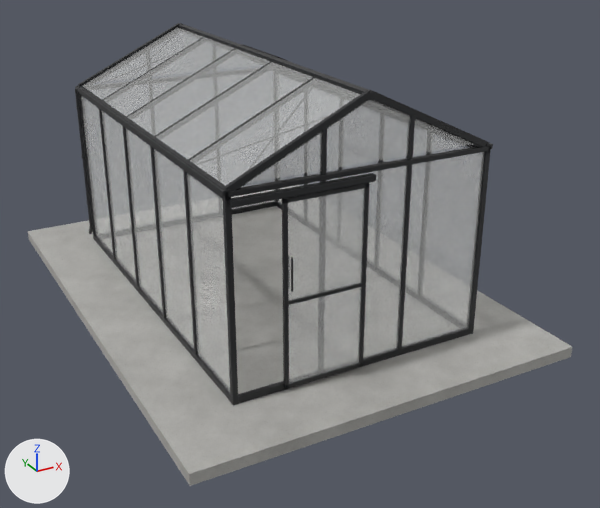
The glTF model models/scandiglas/sg-rect-7-9-12-7.glb: old version first, new version second.
Both versions are drawn from a 50 mm lens placed at (-3.41, -4.48, 3.72), pointed at (0.21, 2.1, 0.44). Every picture has the same lights, and +X, +Y and +Z are marked at lower left. The older version comes first. Vertices at exactly the same position are counted once.

Before the edit, the objects in view are built like this:
```python
me_scandiglas = bpy.data.meshes.new('scandiglas')
me_scandiglas.from_pydata(...)  # 2808 vertices, 5202 faces; spans x -1.82..1.82, y 0.0..5.12, z -0.1..2.36
# faces by material slot: [44, 3730, 944, 484]
me_scandiglas.materials.append(mat_concrete)  # picture img_concrete
me_scandiglas.materials.append(mat_powder)
me_scandiglas.materials.append(mat_glass)  # white #fdfefd
me_scandiglas.materials.append(mat_glass_roof)  # white #f3f5f3
ob_scandiglas_rect_7_9_12_7 = bpy.data.objects.new('scandiglas-rect-7-9-12-7', me_scandiglas)
ob_scandiglas_rect_7_9_12_7.location = (0.0, 0.0, 0.0)
```
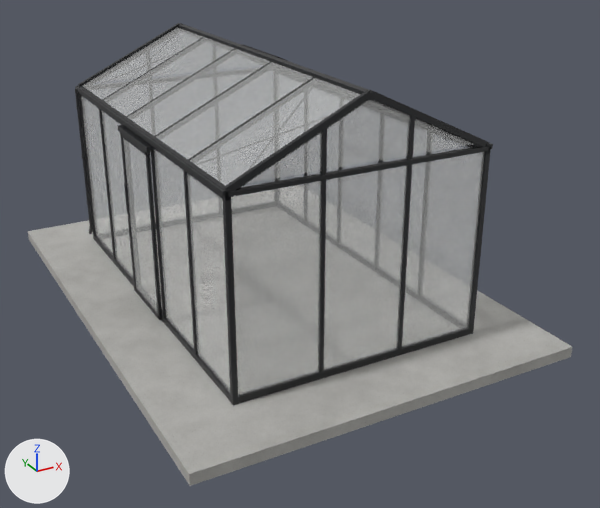
The newer file is also turned or shifted as a whole; pictures and numbers use the older file's frame.

Pixel boxes (x1, y1, x2, y2) of what changed, in the pictures (600 x 508 px; the box of a moved part takes in the faces that stretch with it):
part 1 of me_scandiglas, moved or reshaped
    before: (282, 183, 370, 389)
    after: (120, 133, 162, 320)
part 2 of me_scandiglas, moved or reshaped
    before: (126, 128, 163, 313)
    after: (124, 183, 128, 211)
part 3 of me_scandiglas, moved or reshaped (not visible before)
    after: (118, 125, 153, 153)
part 4 of me_scandiglas, moved or reshaped (not visible afterwards)
    before: (229, 173, 376, 208)
part 5 of me_scandiglas, moved or reshaped
    before: (288, 188, 365, 383)
    after: (123, 138, 158, 313)
part 6 of me_scandiglas, added
    after: (231, 181, 321, 396)
part 7 of me_scandiglas, deleted
    before: (291, 258, 293, 292)
part 8 of me_scandiglas, deleted
    before: (283, 283, 362, 305)
part 9 of me_scandiglas, surface changed
    both: (60, 122, 457, 419)

What changed in the scene script:
```text
Change me_scandiglas:
    used by ob_scandiglas_rect_7_9_12_7; location = (0.0, 0.0, 0.0)
    remove me_scandiglas.from_pydata(...)  # 2808 vertices, 5202 faces; spans x -1.82..1.82, y 0.0..5.12, z -0.1..2.36
    add me_scandiglas.from_pydata(...)  # 2784 vertices, 5157 faces; spans x -1.82..1.82, y 0.0..5.12, z -0.1..2.36
    me_scandiglas part 1: the loose piece of 70 vertices spanning x -0.76..-0.01, y 0.58..0.61, z 0.03..1.66 is turned -90 degrees about the z axis through its middle, then moved by (-0.84, 1.96, 0.0)
    me_scandiglas part 2: the loose piece of 24 vertices spanning x -1.18, y 2.19..2.92, z 0.06..1.73 is scaled about its middle by (2.97, 0.016, 0.166), then moved by (-0.07, 0.31, 0.14), in mat_powder
    me_scandiglas part 3: the loose piece of 24 vertices spanning x -1.16..-0.41, y 0.62..0.66, z 1.66..1.7 is turned -90 degrees about the z axis through its middle and scaled by 1.08, then moved by (-0.44, 1.9, 0.02)
    me_scandiglas part 4: the loose piece of 24 vertices spanning x -1.18..0.04, y 0.57..0.63, z 1.67..1.72 is turned -90 degrees about the z axis through its middle and scaled by 0.601, then moved by (-0.61, 1.96, -0.02)
    me_scandiglas part 5: the loose piece of 24 vertices spanning x -0.72..-0.05, y 0.6, z 0.07..1.62 is turned -90 degrees about the z axis through its middle, then moved by (-0.84, 1.96, 0.0)
    me_scandiglas part 6: the loose piece of 24 vertices spanning x -0.72..-0.05, y 0.6, z 0.07..1.62 is copied, and the copy is scaled about its middle by (1.11, 1, 1.08), then moved by (-0.4, 0.04, 0.05); it spans x -1.16..-0.41, y 0.64, z 0.06..1.73
    me_scandiglas part 7: the loose piece of 24 vertices spanning x -0.7..-0.69, y 0.56..0.57, z 0.9..1.18 is deleted
    me_scandiglas part 8: the loose piece of 24 vertices spanning x -0.76..-0.01, y 0.58..0.61, z 0.78..0.81 is deleted
    me_scandiglas part 9: 4736 kept faces spanning x -1.82..1.82, y 0.0..5.12, z -0.1..2.36 get new texture (UV) coordinates
    other edits to the shape of me_scandiglas do not show in these pictures
```
